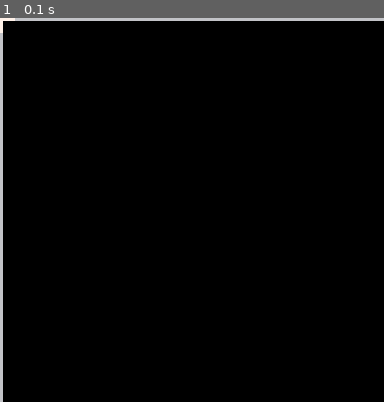
Above: before the commit, frame 1.
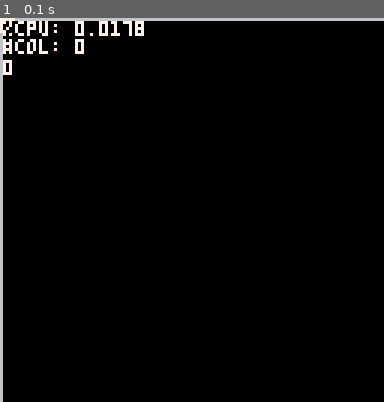
Above: after the commit, the same moment.

Repository: zacharypetersen1/picario-server
Game: PICO-8 cartridge public_html/picario.p8
Two runs of this game, one before a commit and one after it. Both use one fixed random seed, a clock stepped at 60 frames per second and the inputs below.
Inputs:
- Up to frame 1 (0.1 s): no input

The runs differ from the first frame. In frame 1, 0.9% of the frame differs, in the area x 0-38%, y 0-15%.

Commit message:
Fix bugs, game works

Diff:
--- a/public_html/picario.p8
+++ b/public_html/picario.p8
@@ -72,27 +72,19 @@
 	local bsize = flr(b.size)
 	if (asize > bsize) then
 		a.size += b.size/5
-		--b = create_obj(n, rnd(map_size), rnd(map_size), 1)
-		--del(hearts,b)
 		del(collisions,b)
-		objtable[b.id] = create_obj(b.id, rnd(map_size), rnd(map_size), 1)
+		objtable["id"..b.id] = create_obj(b.id, rnd(map_size), rnd(map_size), 1)
 		if b.id != pid then
-			network_send(objtable[b.id])
+			network_send(objtable["id"..b.id])
 		end
 	elseif (asize < bsize) then
 		b.size += a.size/5
-		--a = create_obj(n, rnd(map_size), rnd(map_size), 1)
-		--del(hearts, a)
 		del(collisions,a)
-		objtable[a.id] = create_obj(a.id, rnd(map_size), rnd(map_size), 1)
+		objtable["id"..a.id] = create_obj(a.id, rnd(map_size), rnd(map_size), 1)
 		if a.id != pid then
-			network_send(objtable[a.id])
-		end
-	end
-	--local p = get_player(pl)
-	--if (p.size == 0) then
-	-- p = make_player(0,rnd(map_size),rnd(map_size),start_size)
-	--end
+			network_send(objtable["id"..a.id])
+		end
+	end
 end
 
 function query_naive(circles, q)
@@ -111,12 +103,14 @@
 
 function sweep_naive(circles)
 	local collisions = {}
-
+	local p = get_player()
 	for q in all(circles) do
-		local results = query_naive(circles, q)
-		for r in all(results) do
-			if r != q then
-				add(collisions, {r,q})
+		if q.id == p.id then
+			local results = query_naive(circles, q)
+			for r in all(results) do
+				if r != q then
+					add(collisions, {r,q})
+				end
 			end
 		end
 	end
@@ -133,6 +127,7 @@
 	return results
 end
 
+--not needed
 function query_hash(hash, query)
 	local results = {}
 	local cells = circle_to_cells(query)
@@ -162,7 +157,7 @@
 end
 --collision stuff end
 
-map_size = 2^(9)
+map_size = 2^(9) - 1
 start_size = 4
 --acceleration stuff
 accel = 0.1
@@ -183,7 +178,7 @@
 
 	pid = -1 --id of player get from network later
 
-	music(0)
+	--music(0)
 end
 
 function create_obj(_id, _x, _y, _size)
@@ -197,7 +192,7 @@
 end
 
 function get_player()
-	return objtable[pid]
+	return objtable["id"..pid]
 end
 
 function update_mouse()
@@ -274,6 +269,7 @@
 selected = nil
 mx = 0
 my = 0
+num_collisions = 0
 
 function _update60()
 	if pid == -1 then
@@ -284,7 +280,7 @@
 		return
 	end
 
-	if not objtable[pid] then
+	if not objtable["id"..pid] then
 		attempt_read()
 		return
 	end
@@ -363,12 +359,8 @@
 	local p = get_player()
 
 	for k, h in pairs(objtable) do
-		if (h == p) then
-			local n = 16+(16*p.id)
-			sspr(n,0,16,16,h.x-h.size,h.y-h.size,h.size*2,h.size*2)
-		else
-			sspr(16,0,16,16,h.x-h.size,h.y-h.size,h.size*2,h.size*2)
-		end
+		local n = 16+(16*(h.id%7))
+		sspr(n,0,16,16,h.x-h.size,h.y-h.size,h.size*2,h.size*2)
 	end
 
 	draw_mouse()
@@ -382,14 +374,22 @@
 	--line(mx-4,my,mx+4,my,7)
 	--line(mx,my-4,mx,my+4,7)
 
-	--print("%cpu: "..stat(1),cam_x+1,cam_y+1,7)
-	--print("#col: "..num_collisions,cam_x+1,cam_y+7,7)
-	--print("mode: "..(hash_mode and "hash" or "naive"),cam_x+1,cam_y+14,7)
+	print("%cpu: "..stat(1),cam_x+1,cam_y+1,7)
+	print("#col: "..num_collisions,cam_x+1,cam_y+7,7)
+	print(countstuff(),cam_x+1,cam_y+14,7)
 
 	color()
 	cursor(1, 24)
 	foreach(debug_log, print)
 	debug_log = {}
+end
+
+function countstuff()
+	local n = 0
+	for k,v in pairs(objtable) do
+		n += 1
+	end
+	return n
 end
 
 --begin network code
@@ -471,10 +471,10 @@
 		local y = peek(_inbound_payload + i * _payload_size + 3) * 256 + peek(_inbound_payload + i * _payload_size + 4)
 		local size = peek(_inbound_payload + i * _payload_size + 5)
 		if size == 0 then
-			del(objtable, objtable[id])
+			objtable["id"..id] = nil
 		else
 			local obj = create_obj(id, x, y, size)
-			objtable[id] = obj
+			objtable["id"..id] = obj
 		end
 	end
 	poke(_inbound_we, 1)
Not shown, changed: the music (__music__) section of public_html/picario.p8
Not shown, changed: the sound effects (__sfx__) section of public_html/picario.p8
Not shown, changed: SimpleWebSocketServer/BaseServer.py
Not shown, changed: SimpleWebSocketServer/PicarioServer.py
Not shown, changed: public_html/picario.js
